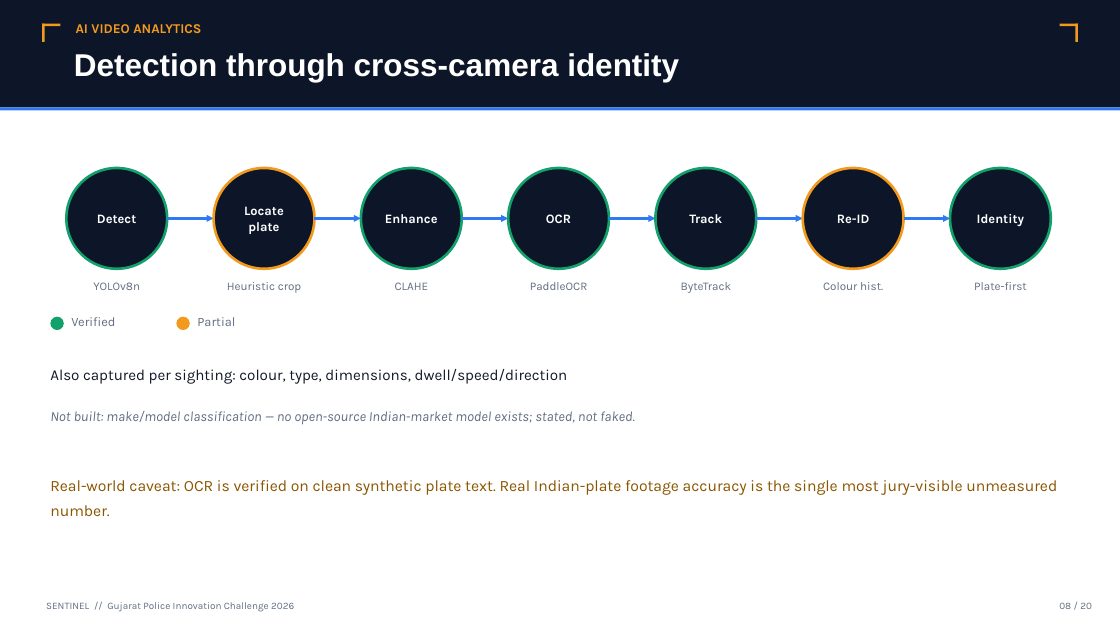
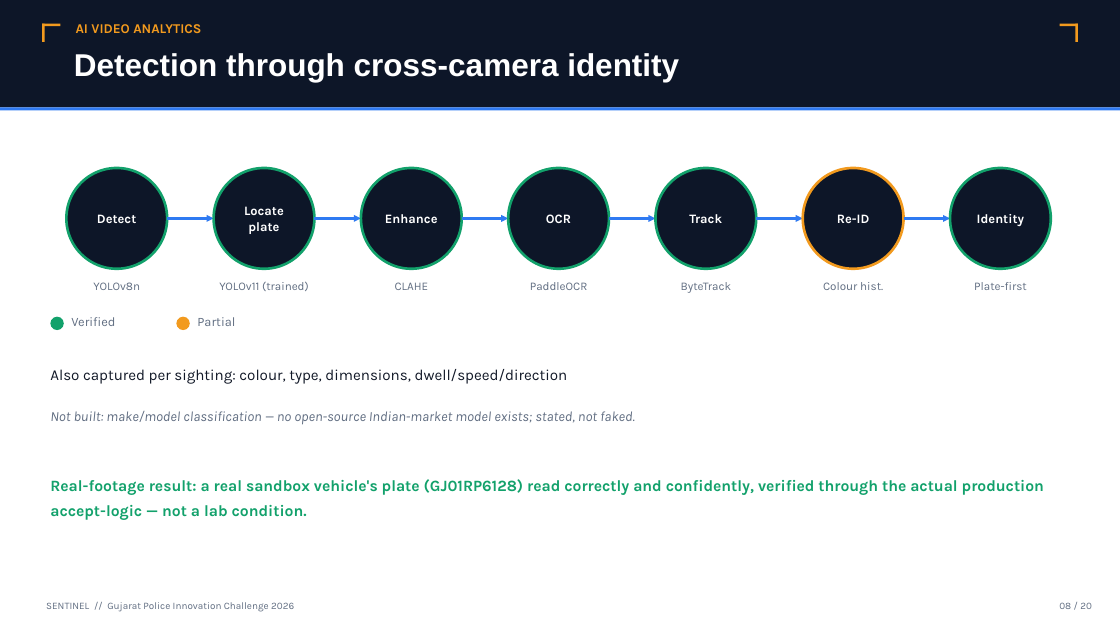
Before and after one commit to lekkalaharsha/sentinel-gujarat-police, a slide deck: slide 9 of Sentinel_Solution_Presentation.pptx. Drawn at 1120x630 pixels with LibreOffice and Linux fonts; fonts in the diff are those of the drawing. Boxes give left, top, right and bottom in pixels: in the first picture for what was removed or moved away, otherwise in the second. Text is boxed around its words. In the diff, an @@ line names an element or a change of style, - is before the commit and + after.

```diff
--- a/Sentinel_Solution_Presentation.pptx
+++ b/Sentinel_Solution_Presentation.pptx
@@ ellipse "Locate" at (213,168,314,269): outline #F29A1E 2.25 pt to #12A16B 2.25 pt @@
@@ text at (219,281,309,291): text changed @@
-Heuristic crop
+YOLOv11 (trained)
@@ text at (50,479,1044,520): text changed; text colour #8A5500 to #12A16B; bold on @@
-Real-world caveat: OCR is verified on clean synthetic plate text. Real Indian-plate footage accuracy is the single most jury-visible unmeasured number.
+Real-footage result: a real sandbox vehicle's plate (GJ01RP6128) read correctly and confidently, verified through the actual production accept-logic — not a lab condition.
```
Also in this commit, not shown: 2 other slides changed, 23 other files.
